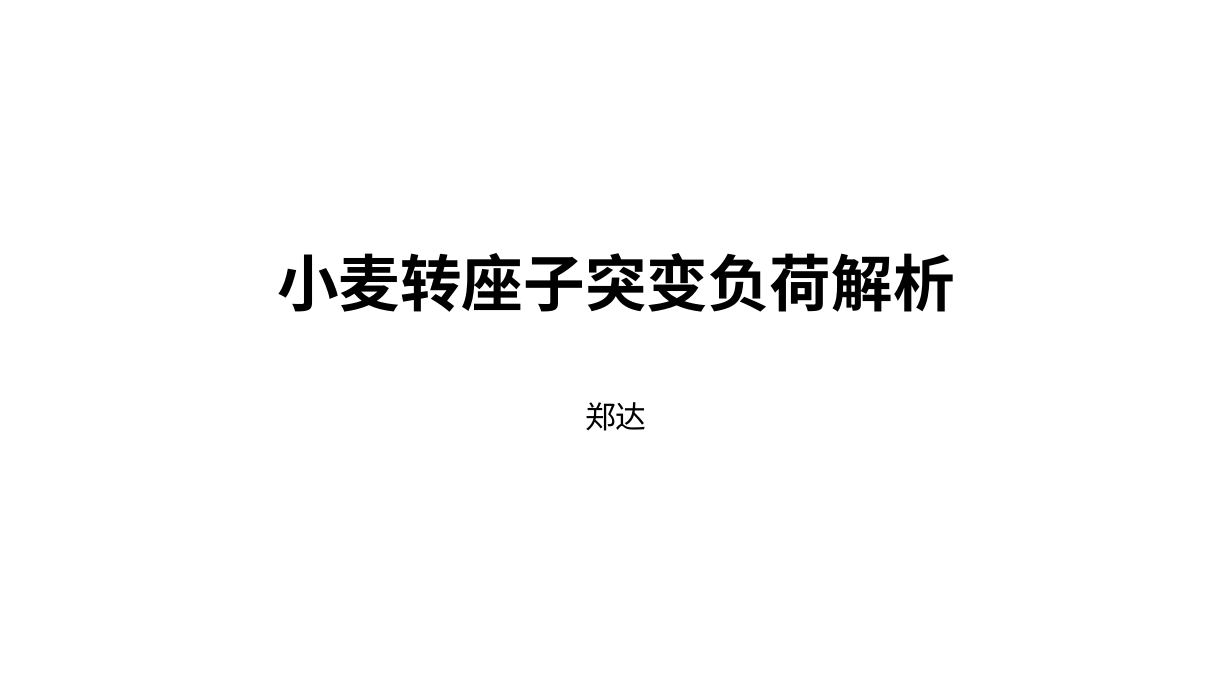
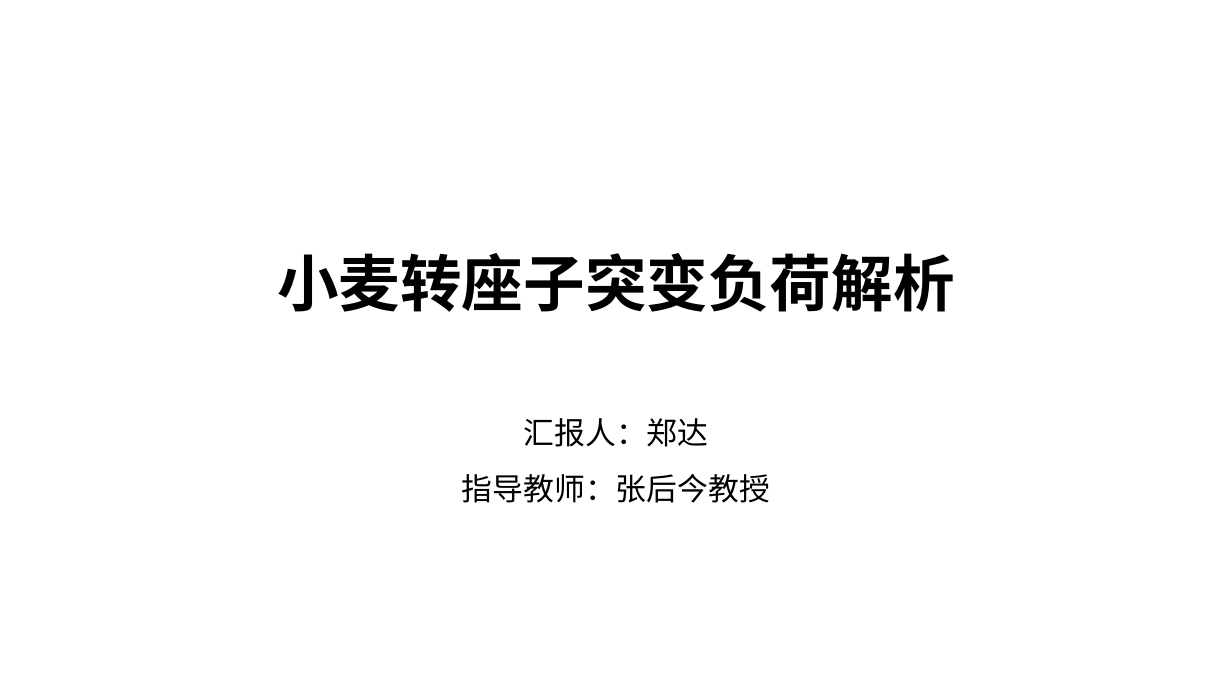
Before and after one commit to SirLearning/GeneticsNotes, a slide deck: slide 1 of undergraduate/Presentation.pptx. Drawn at 1232x693 pixels with LibreOffice and Linux fonts; fonts in the diff are those of the drawing. Boxes give left, top, right and bottom in pixels: in the first picture for what was removed or moved away, otherwise in the second. Text is boxed around its words. In the diff, an @@ line names an element or a change of style, - is before the commit and + after.

```diff
--- a/undergraduate/Presentation.pptx
+++ b/undergraduate/Presentation.pptx
@@ text at (x1=462, y1=418, x2=770, y2=503): text changed @@
-郑达
+汇报人：郑达
+指导教师：张后今教授
```
Also in this commit, not shown: 4 other slides changed.
